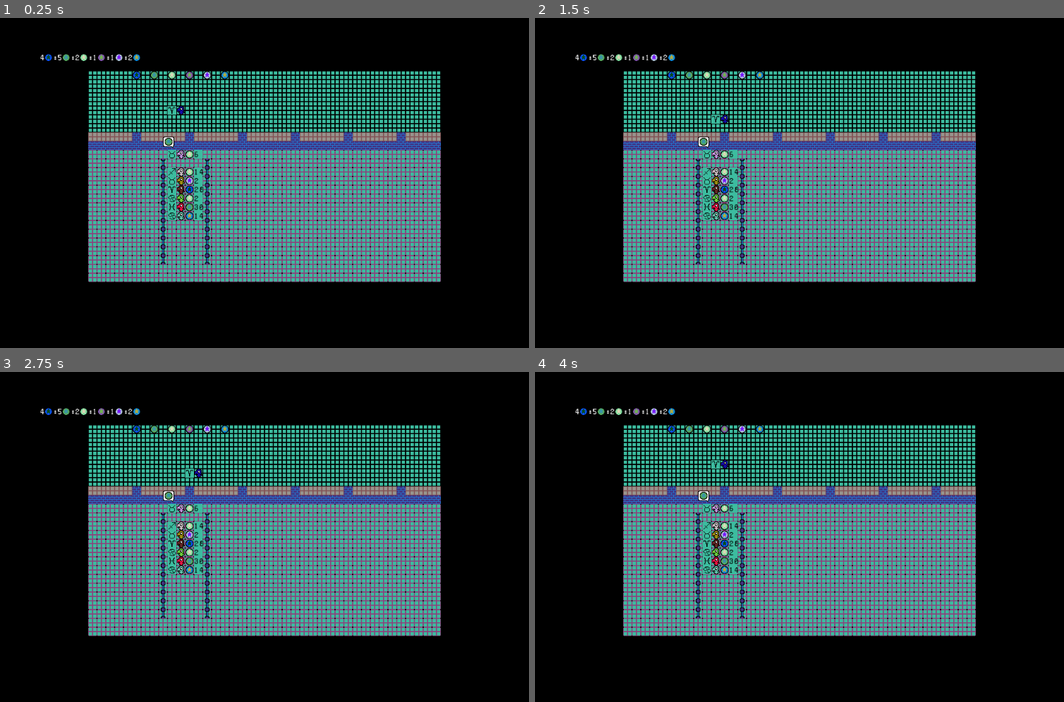
Above: before the commit, frames 1-4 (two rows, left to right).
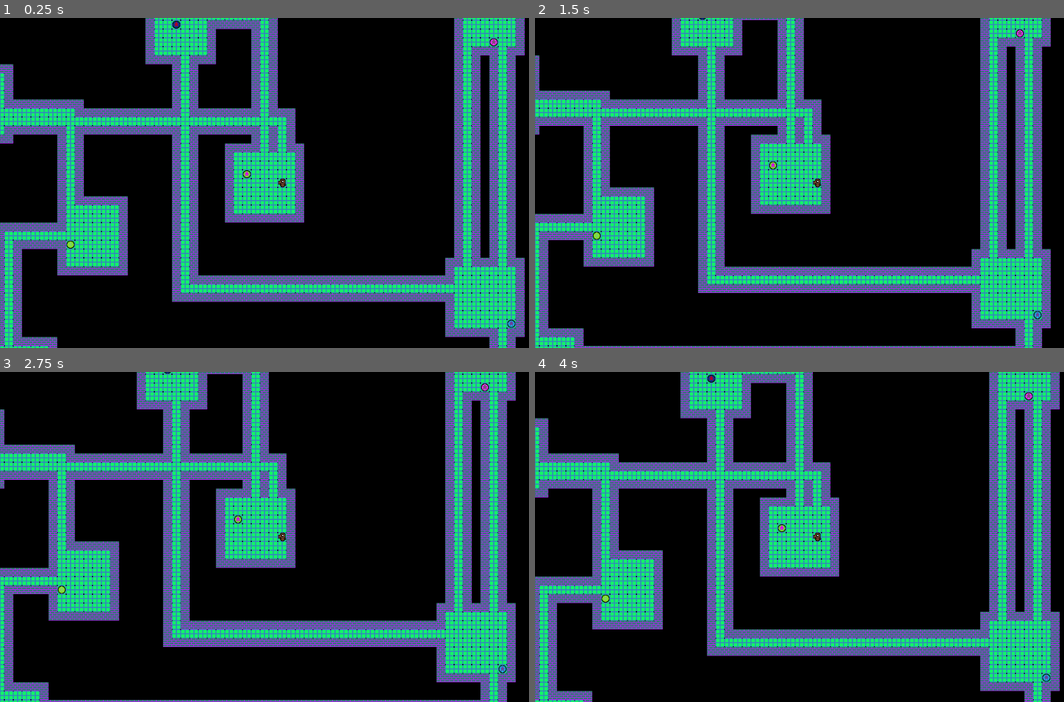
Above: after the commit, the same moments.

Repository: medmaster0/GoblinBank
Game: Godot game, scene res://Game.tscn
Same seed, same stepped clock (60 frames per second), same inputs: the game is played once before the commit and once after it.
Inputs:
- Up to frame 1 (0.25 s): no input
- Up to frame 2 (1.5 s): tap Enter at 0.5 s; hold Right (ui_right) 0.53-1.28 s; tap Space at 1.25 s; hold Down (ui_down) from 1.28 s (still down)
- Up to frame 3 (2.75 s): tap Enter at 2 s; release Down (ui_down) at 2.03 s; hold Right (ui_right) from 2.03 s (still down)
- Up to frame 4 (4 s): tap Space at 2.75 s; release Right (ui_right) at 2.78 s; hold Up (ui_up) 2.78-3.53 s; tap Enter at 3.5 s; hold Left (ui_left) from 3.53 s (still down)

The runs differ from the first frame. In frame 1, 65% of the frame differs, in the area x 0-100%, y 0-100%; in frame 2, 63%; in frame 3, 63%; in frame 4, 65%.

Commit message:
Last backup before experimentation

Diff:
--- a/Game.gd
+++ b/Game.gd
@@ -60,9 +60,10 @@
 	$FloorMapPrim/Player.position = $FloorMapPrim.map_to_world(room_point)
 	#Turn off zodiac symbol
 	$FloorMapPrim/Player/ZodiacBackground.visible = false
+	$FloorMapPrim/Player.zodiac_tile.visible = false
 
 	#DEBUG: Change to different scene
-	get_tree().change_scene("res://FrontOffice.tscn")
+	#get_tree().change_scene("res://FrontOffice.tscn")
 
 
 	pass
--- a/Game.tscn
+++ b/Game.tscn
@@ -24,7 +24,7 @@
 #	pass
 "
 
-[node name="Game" type="Node"]
+[node name="Game" type="Node" index="0"]
 
 script = ExtResource( 1 )
 Coin = ExtResource( 2 )
